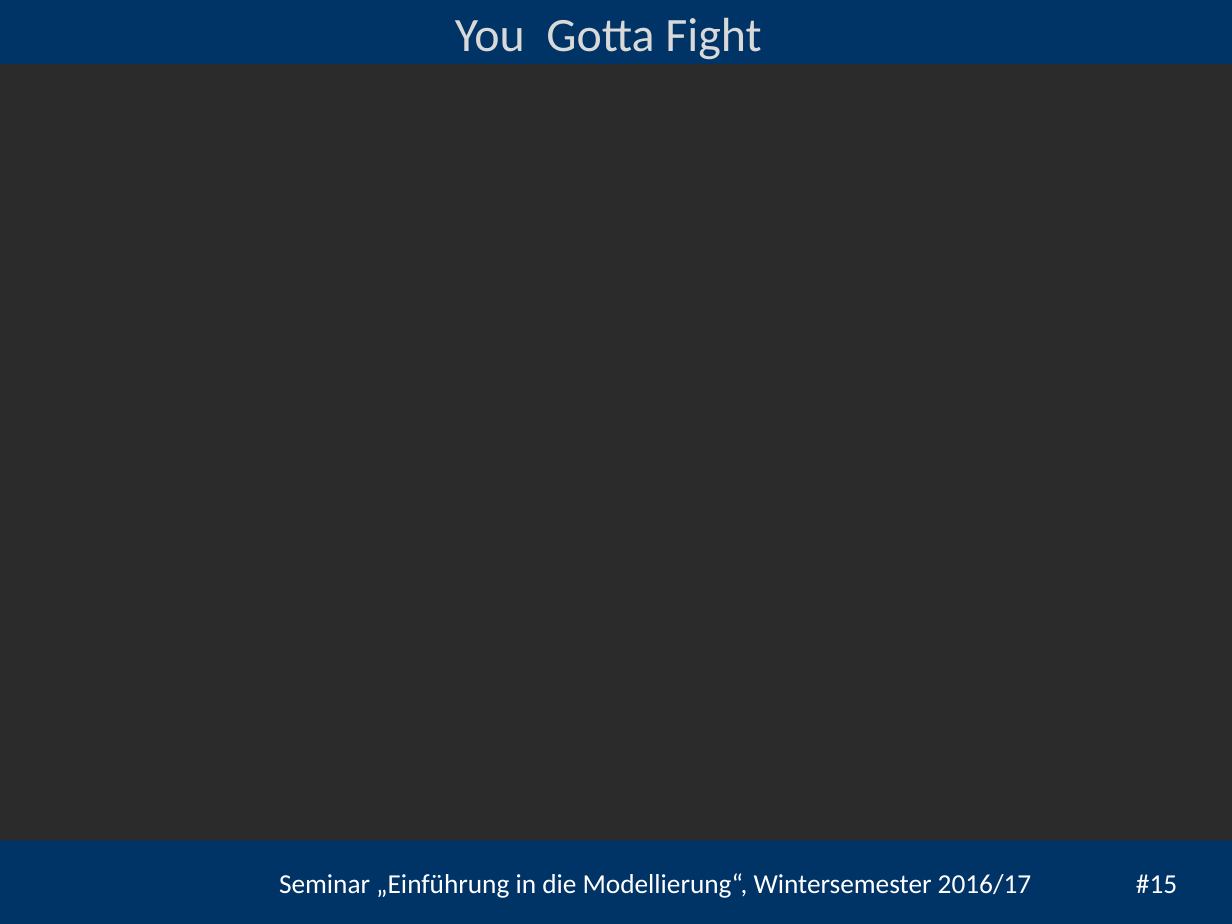
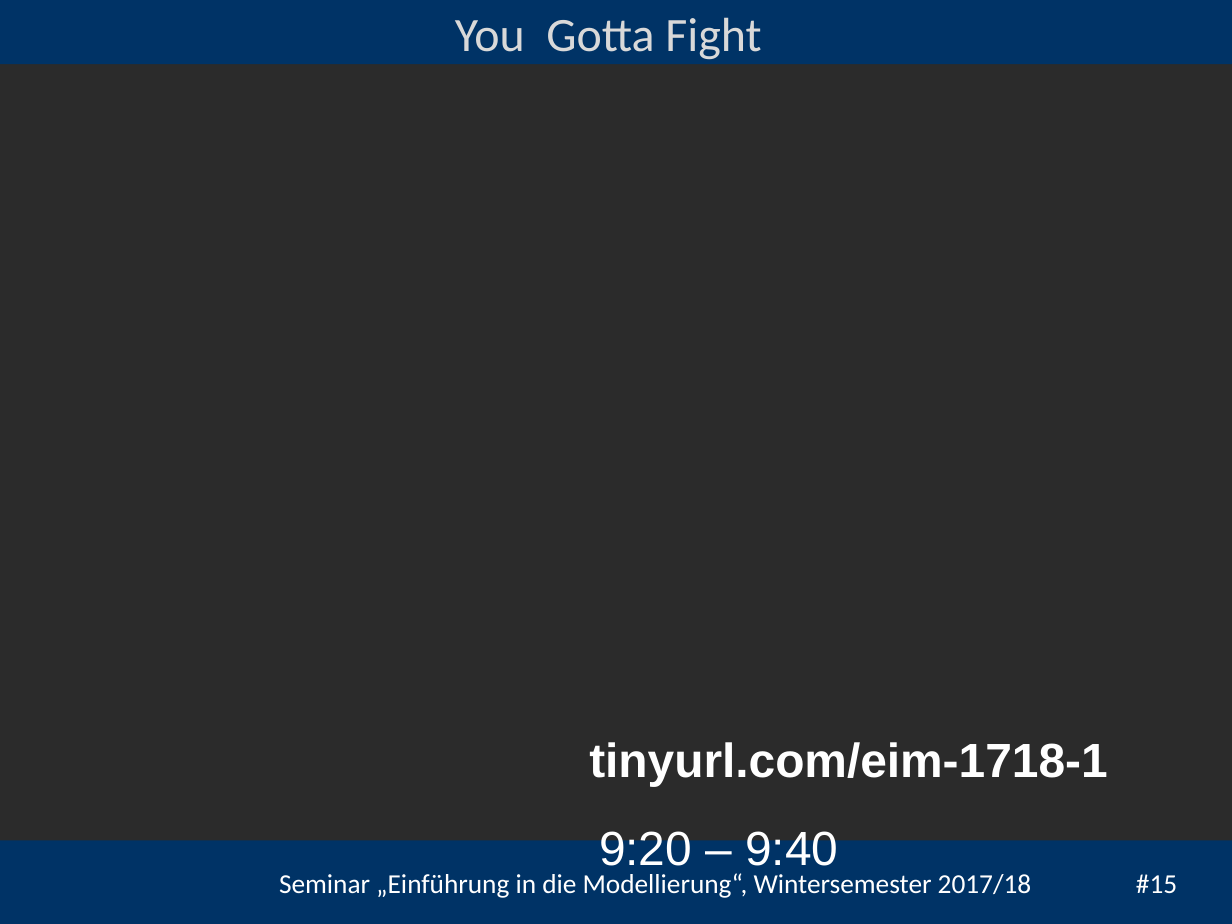
Before and after one commit to heistermann/Einf_Modellierung, a slide deck: slide 15 of Termin_1/folien/UebungModellierung#1.pptx. Drawn at 1232x924 pixels with LibreOffice and Linux fonts; fonts in the diff are those of the drawing; background and template pictures are left out; a plain dark background stands for a picture behind light text. Boxes give left, top, right and bottom in pixels: in the first picture for what was removed or moved away, otherwise in the second. Text is boxed around its words. In the diff, an @@ line names an element or a change of style, - is before the commit and + after.

```diff
--- a/Termin_1/folien/UebungModellierung#1.pptx
+++ b/Termin_1/folien/UebungModellierung#1.pptx
@@ text added at (589, 742, 1108, 787), 28 pt, text #FFFFFF, bold @@
+tinyurl.com/eim-1718-1
@@ text added at (599, 827, 838, 866), 28 pt, text #FFFFFF @@
+9:20 – 9:40
@@ text at (279, 873, 1177, 898): text changed @@
-Seminar „Einführung in die Modellierung“, Wintersemester 2016/17 #15
+Seminar „Einführung in die Modellierung“, Wintersemester 2017/18 #15
```
Also in this commit, not shown: 4 other slides changed, 4 other files.
